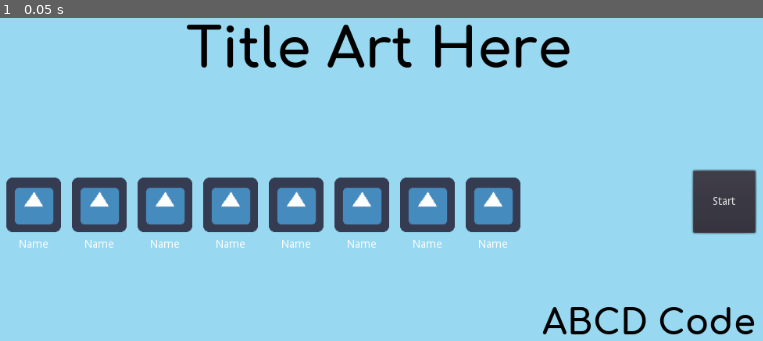
Above: before the commit, frame 1.
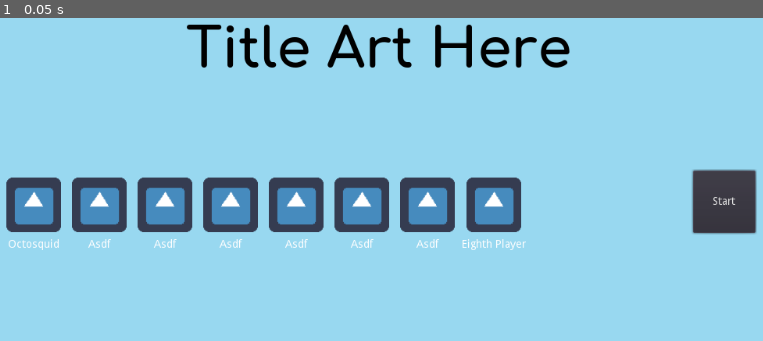
Above: after the commit, the same moment.

Repository: jmpoholarz/Memoji
Game: Godot game, scene res://LobbyDisplays/LobbyScreen.tscn
Two runs of this game, one before a commit and one after it. Both use one fixed random seed, a clock stepped at 60 frames per second and the inputs below. The project has no main scene, so this scene is started directly. The engine's default icon, where the game draws it, is replaced by a stand-in: a white triangle on a blue panel in a dark square.
Inputs:
- Up to frame 1 (0.05 s): no input

The runs differ from the first frame. In frame 1, 1.5% of the frame differs, in the area x 1-99%, y 49-99%.

Commit message:
scripts and stuff

Diff:
--- /dev/null
+++ b/MemojiHost/LobbyDisplays/ABCDcode.gd
@@ -0,0 +1,11 @@
+extends Label
+
+func _ready():
+	self.text = ""
+	pass
+
+#func _process(delta):
+
+func update_code(var newCode):
+
+	pass
--- a/MemojiHost/LobbyDisplays/LobbyScreen.gd
+++ b/MemojiHost/LobbyDisplays/LobbyScreen.gd
@@ -1,15 +1,25 @@
 extends Node2D
 
-# class member variables go here, for example:
-# var a = 2
-# var b = "textvar"
+onready var player1 = $Foreground/Content/Lines/TopLine/Statuses/PlayerStatus/P1
+onready var player2 = $Foreground/Content/Lines/TopLine/Statuses/PlayerStatus/P2
+onready var player3 = $Foreground/Content/Lines/TopLine/Statuses/PlayerStatus/P3
+onready var player4 = $Foreground/Content/Lines/TopLine/Statuses/PlayerStatus/P4
+onready var player5 = $Foreground/Content/Lines/TopLine/Statuses/PlayerStatus/P5
+onready var player6 = $Foreground/Content/Lines/TopLine/Statuses/PlayerStatus/P6
+onready var player7 = $Foreground/Content/Lines/TopLine/Statuses/PlayerStatus/P7
+onready var player8 = $Foreground/Content/Lines/TopLine/Statuses/PlayerStatus/P8
 
 func _ready():
-	# Called when the node is added to the scene for the first time.
-	# Initialization here
+	player1.get_node("Name").text = "Octosquid"
+	player2.player_update("Asdf", null)
+	player3.player_update("Asdf", null)
+	player4.player_update("Asdf", null)
+	player5.player_update("Asdf", null)
+	player6.player_update("Asdf", null)
+	player7.player_update("Asdf", null)
+	player8.player_update("Eighth Player", null)
 	pass
 
-#func _process(delta):
-#	# Called every frame. Delta is time since last frame.
-#	# Update game logic here.
-#	pass
+func _process(delta):
+
+	pass
--- a/MemojiHost/LobbyDisplays/LobbyScreen.tscn
+++ b/MemojiHost/LobbyDisplays/LobbyScreen.tscn
@@ -1,8 +1,9 @@
-[gd_scene load_steps=7 format=2]
+[gd_scene load_steps=8 format=2]
 
 [ext_resource path="res://LobbyDisplays/LobbyScreen.gd" type="Script" id=1]
 [ext_resource path="res://LobbyDisplays/P_Status.tscn" type="PackedScene" id=2]
 [ext_resource path="res://Assets/font/Comfortaa-Bold.ttf" type="DynamicFontData" id=3]
+[ext_resource path="res://LobbyDisplays/ABCDcode.gd" type="Script" id=4]
 
 [sub_resource type="DynamicFontData" id=1]
 
@@ -335,4 +336,5 @@
 percent_visible = 1.0
 lines_skipped = 0
 max_lines_visible = -1
+script = ExtResource( 4 )
 _sections_unfolded = [ "Mouse", "Rect", "custom_constants", "custom_fonts" ]
--- /dev/null
+++ b/MemojiHost/LobbyDisplays/P_Status.gd
@@ -0,0 +1,19 @@
+extends VBoxContainer
+
+var DEFAULT_TEXT = ""
+onready var name_label = $Name
+onready var avatar_pic = $Icon/Avatar
+
+func _ready():
+	name_label.text = DEFAULT_TEXT
+	pass
+
+#func _process(delta):
+#	# Called every frame. Delta is time since last frame.
+#	# Update game logic here.
+#	pass
+
+# Change the avatar and name
+func player_update(newName, newAvatar):
+	name_label.text = newName
+	pass
--- a/MemojiHost/LobbyDisplays/P_Status.tscn
+++ b/MemojiHost/LobbyDisplays/P_Status.tscn
@@ -1,8 +1,9 @@
-[gd_scene load_steps=2 format=2]
+[gd_scene load_steps=3 format=2]
 
-[ext_resource path="res://icon.png" type="Texture" id=1]
+[ext_resource path="res://LobbyDisplays/P_Status.gd" type="Script" id=1]
+[ext_resource path="res://icon.png" type="Texture" id=2]
 
-[node name="Player" type="VBoxContainer"]
+[node name="Player" type="VBoxContainer" index="0"]
 
 anchor_left = 0.0
 anchor_top = 0.0
@@ -17,6 +18,7 @@
 size_flags_horizontal = 1
 size_flags_vertical = 1
 alignment = 0
+script = ExtResource( 1 )
 _sections_unfolded = [ "Rect" ]
 
 [node name="Icon" type="CenterContainer" parent="." index="0"]
@@ -54,7 +56,7 @@
 size_flags_vertical = 1
 _sections_unfolded = [ "Rect" ]
 
-[node name="TextureRect" type="TextureRect" parent="Icon" index="1"]
+[node name="Avatar" type="TextureRect" parent="Icon" index="1"]
 
 anchor_left = 0.0
 anchor_top = 0.0
Not shown: 1 places in MemojiHost/LobbyDisplays/P_Status.tscn that only renumber resources
Not shown, added: .gitignore
